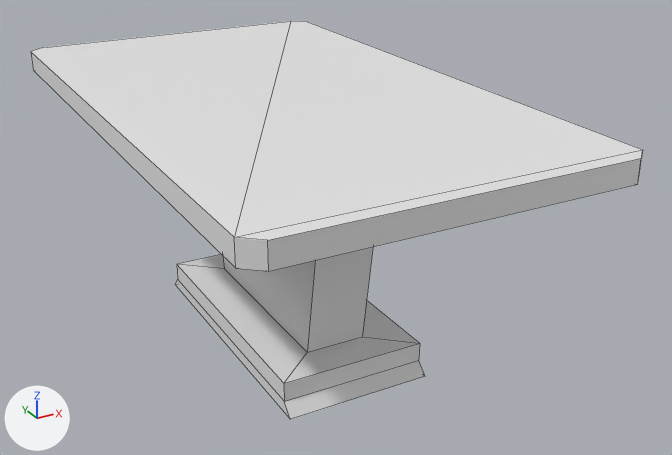
A saved change to the FBX model Project Oligarch/Assets/Art Assets/General Assets/Table 3.fbx.
Both versions are drawn from a 50 mm lens placed at (-1.48, -3.11, 0.99), pointed at (0.17, -0.11, -0.51). Arrows for +X, +Y and +Z are at lower left; the lights stay in place. Mesh edges are drawn as thin lines. Where no turn or scale is listed for an object, it has been applied to the vertices.

In view in the first picture: 'Table_3'.
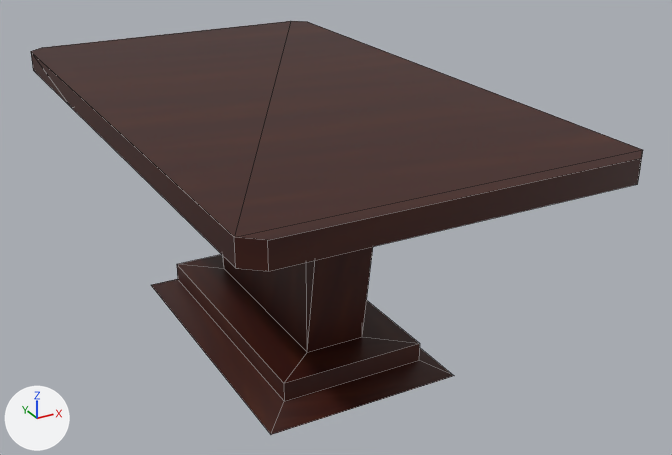
The change, as a list of edits to the scene's bpy script:
```text
Add img_materials_tif:
    img_materials_tif = load_image('Materials.tif', '_unpacked/Materials.tif', 512, 512, 'sRGB')
Add mat_default_material:
    mat_default_material = bpy.data.materials.new('Default_Material')
    # uses the picture img_materials_tif
Change me_mesh:
    used by ob_table_3; location = (0.0, 0.0, 0.0)
    remove me_mesh.from_pydata(...)  # 40 vertices, 43 faces; spans x -0.69..0.69, y -1.2..1.2, z -0.97..0.04
    add me_mesh.from_pydata(...)  # 94 vertices, 96 faces; spans x -0.69..0.69, y -1.2..1.2, z -0.97..0.04
    me_mesh part 1
    7 faces are deleted
    4 vertices move from x -0.29..0.29, y -0.6..0.6, z -0.97 to x -0.39..0.39, y -0.65..0.65, z -0.97
    38 vertices are added at x -0.69..0.24, y -0.53..0.47, z -0.09..-0.04
    9 new vertices lie (0.0, 0.07, 0.0) away from vertices in x 0.12..0.24, y -0.54..0.41, z -0.08..-0.04
    7 new vertices lie (0.0, 0.06, 0.0) away from vertices in x -0.17..0.12, y -0.53..0.47, z -0.09..-0.04
    60 new faces join them
    me_mesh part 2: 36 faces spanning x -0.69..0.69, y -1.2..1.2, z -0.97..0.04 switch from no material to mat_default_material
```

Changed parts and their boxes (x1, y1, x2, y2) in the pictures (672 x 455 px):
'Table_3', reshaped: before (31, 21, 643, 419); after (31, 21, 643, 435)
part 1 of me_mesh, built on: (31, 52, 373, 353) in both
part 2 of me_mesh, recoloured (white to brown): (31, 21, 643, 404) in both
